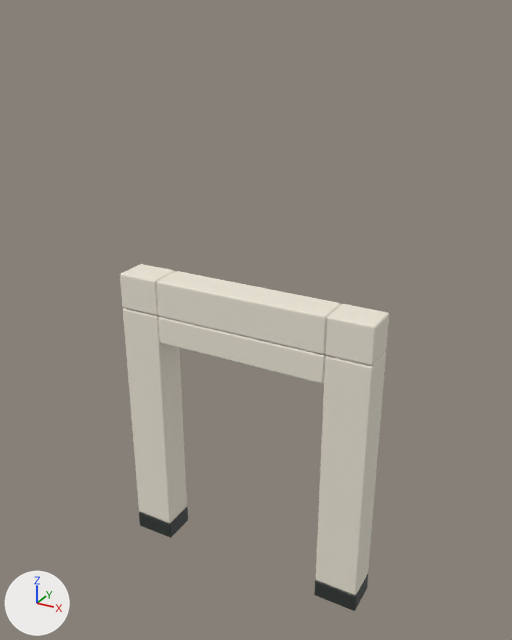
A saved change to the glTF model public/assets/station-kit/models/portal.glb.
One viewpoint serves both versions: a 50 mm lens placed at (3.42, -5.98, 6.19), pointed at (0.07, 0.11, 3.15). The axes (+X, +Y, +Z) are drawn at lower left. The lights are the same throughout. The older version comes first. Where no turn or scale is listed for an object, it has been applied to the vertices.

Objects in the first picture: 'lintel', 'lintel_band', 'wall_band', 'wall_band.001', 'wall_body', 'wall_body.001', 'wall_plinth', 'wall_plinth.001'.
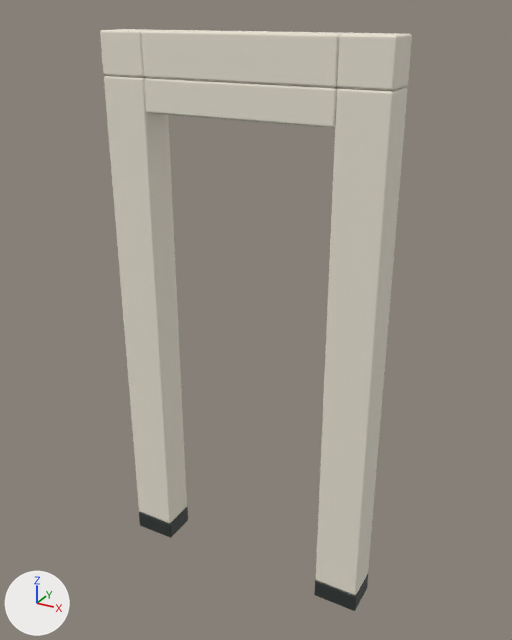
Scene script edits in JSON lines:
```json
{"block": "me_wall_body", "where": "# used by ob_wall_body; parent = ob_portal; location = (-1.25, 0.0, 1.65)"}
{"op": "remove", "block": "me_wall_body", "code": "me_wall_body.from_pydata(...)  # 56 vertices, 108 faces; spans x -0.25..0.25, y -0.2..0.2, z -1.43..1.43"}
{"op": "add", "block": "me_wall_body", "code": "me_wall_body.from_pydata(...)  # 56 vertices, 108 faces; spans x -0.25..0.25, y -0.2..0.2, z -2.68..2.68"}
{"block": "me_wall_body", "change": "me_wall_body part 1: all 28 vertices in x -0.25..0.25, y -0.2..0.2, z -1.43..-1.4 are moved by (0.0, 0.0, -1.25)"}
{"block": "me_wall_body", "change": "me_wall_body part 2: all 28 vertices in x -0.25..0.25, y -0.2..0.2, z 1.4..1.43 are moved by (0.0, 0.0, 1.25)"}
{"op": "set", "path": "ob_wall_body.location", "old": "(-1.25, 0.0, 1.65)", "new": "(-1.25, 0.0, 2.9)"}
{"op": "set", "path": "ob_wall_band.location", "old": "(-1.25, 0.0, 3.29)", "new": "(-1.25, 0.0, 5.79)"}
{"op": "set", "path": "ob_wall_body_001.location", "old": "(1.25, 0.0, 1.65)", "new": "(1.25, 0.0, 2.9)"}
{"op": "set", "path": "ob_wall_band_001.location", "old": "(1.25, 0.0, 3.29)", "new": "(1.25, 0.0, 5.79)"}
{"op": "set", "path": "ob_lintel.location", "old": "(0.0, 0.0, 2.91)", "new": "(0.0, 0.0, 5.41)"}
{"op": "set", "path": "ob_lintel_band.location", "old": "(0.0, 0.0, 3.29)", "new": "(0.0, 0.0, 5.79)"}
```

Boxes [x1, y1, x2, y2] around the edits, measured in the pictures (512 x 640 px; the box of a moved part takes in the faces that stretch with it):
```json
{"object": "wall_body.001", "change": "reshaped, moved", "before": [316, 352, 386, 595], "after": [316, 87, 408, 595], "on screen": "31% wider, 109% taller"}
{"object": "wall_body", "change": "reshaped, moved", "before": [123, 308, 187, 523], "after": [104, 76, 187, 523], "on screen": "29% wider, 107% taller"}
{"object": "lintel_band", "change": "moved", "before": [157, 271, 341, 354], "after": [142, 30, 350, 88]}
{"object": "lintel", "change": "moved", "before": [159, 316, 326, 384], "after": [144, 78, 339, 128]}
{"object": "wall_band.001", "change": "moved", "before": [325, 304, 389, 366], "after": [337, 33, 412, 91]}
{"object": "wall_band", "change": "moved", "before": [120, 264, 176, 315], "after": [100, 29, 148, 78]}
{"part": 1, "of": "me_wall_body", "change": "moved or reshaped", "before": [140, 506, 356, 595], "after": [140, 506, 356, 595]}
{"part": 2, "of": "me_wall_body", "change": "moved or reshaped", "before": [123, 308, 374, 385], "after": [104, 76, 408, 385]}
```
